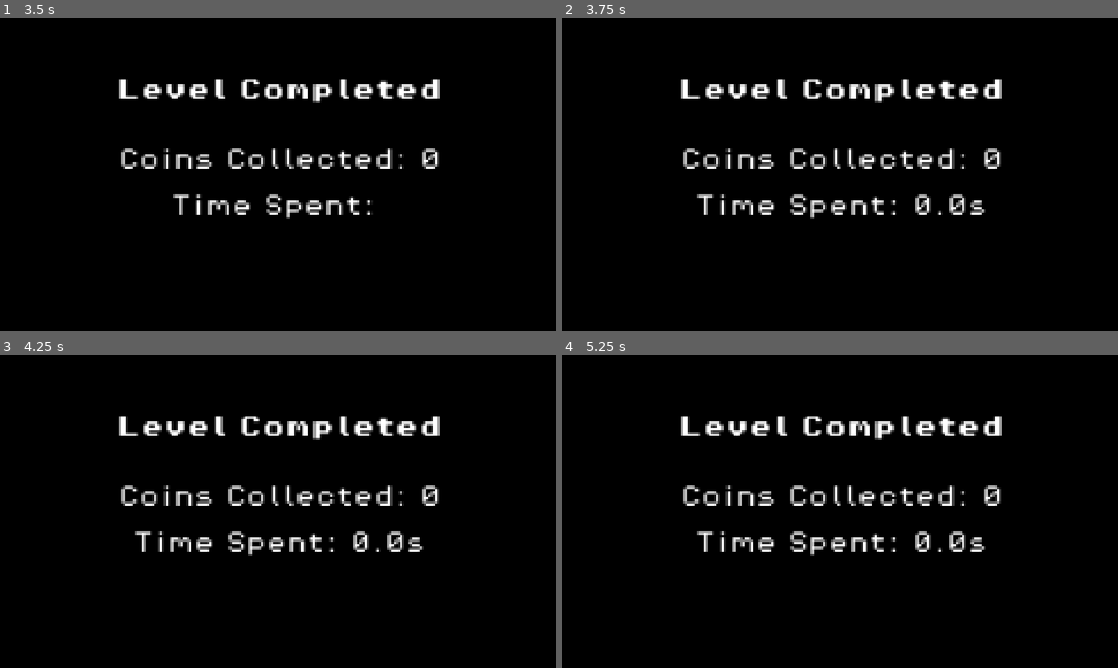
Above: before the commit, frames 1-4 (two rows, left to right).
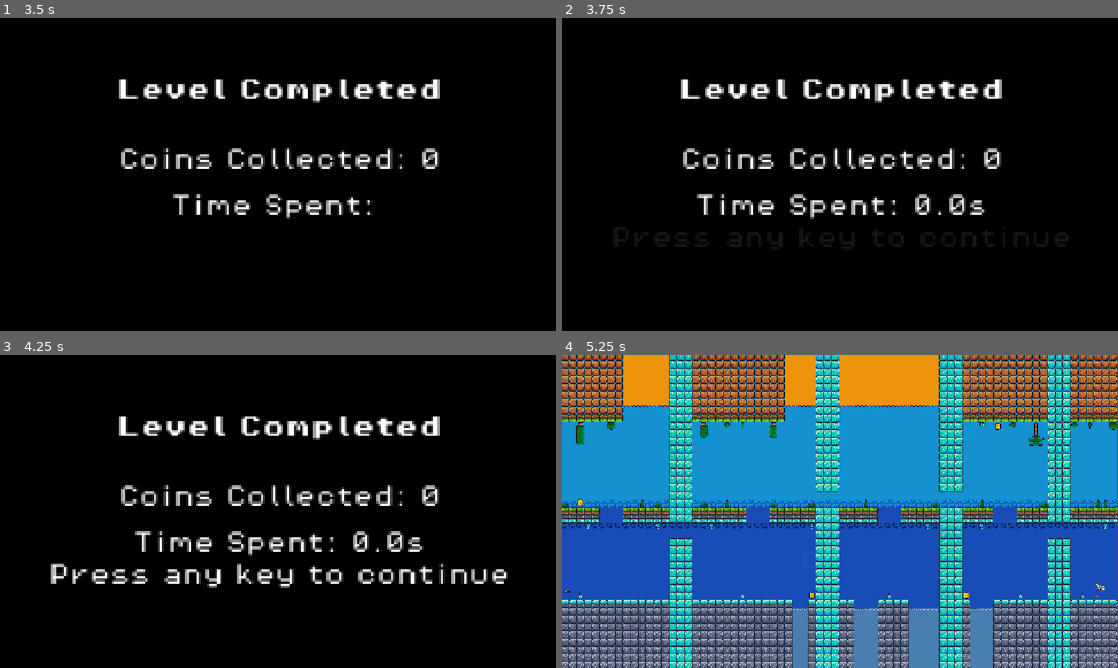
Above: after the commit, the same moments.

Repository: mubixd69-ux/Twister
Game: Godot game, scene res://scenes/control.tscn
The game is run twice, just before and just after one commit, with the same random seed, the same clock (stepped at 60 frames per second) and the same inputs. This scene is started directly instead of the project's main scene.
Inputs (mouse positions are in pixels of both pictures, inside the frame that each line leads up to):
- Up to frame 1 (3.5 s): tap Enter at 0.5 s; move the mouse to (400, 158) at 0.52 s; hold D (right) 0.53-2.03 s; click (400, 158) at 0.6 s; tap Space (jump) at 0.77, 1.52, 3.02 s; move the mouse to (166, 190) at 1.27 s; tap Alt at 1.35 s; move the mouse to (333, 105) at 2.02 s; hold A (left) 2.03-2.78 s; tap Shift at 2.1 s; move the mouse to (250, 237) at 2.77 s; hold D (right) from 2.78 s (still down); click (250, 237) at 2.85 s
- Up to frame 2 (3.75 s): keep holding D (right); move the mouse to (1006, 221) at 3.52 s; tap Alt at 3.6 s
- Up to frame 3 (4.25 s): keep holding D (right); tap Space (jump) at 3.77 s
- Up to frame 4 (5.25 s): tap Enter at 4.25 s; move the mouse to (673, 464) at 4.27 s; release D (right) at 4.28 s; hold A (left) 4.28-5.03 s; tap Shift at 4.35 s; tap Space (jump) at 4.52 s; move the mouse to (867, 511) at 5.02 s; hold D (right) from 5.03 s (still down); click (867, 511) at 5.1 s

Frame 1 is identical in both runs. In frame 2, 0.4% of the frame differs, in the area x 9-91%, y 67-74%; in frame 3, 2.1%; in frame 4, 100%, in the area x 0-100%, y 0-100%.

Commit message:
Add stats screen for the final level
stats display with press any key prompt final level shows congratulations and returns to the main menu.

Diff:
--- a/scenes/control.tscn
+++ b/scenes/control.tscn
@@ -12,6 +12,8 @@
 grow_horizontal = 2
 grow_vertical = 2
 script = ExtResource("1_5p55f")
+next_level_scene = "uid://b3lexub28wncn"
+main_menu_scene = "uid://dgcqmetjh1ead"
 
 [node name="Camera2D" type="Camera2D" parent="." unique_id=1011685305]
 position = Vector2(434, 234)
@@ -35,5 +37,19 @@
 theme_override_fonts/normal_font = ExtResource("2_r67kn")
 theme_override_fonts/bold_font = ExtResource("3_brbbq")
 theme_override_font_sizes/normal_font_size = 16
+bbcode_enabled = true
 text = "wadawdasdawda"
 horizontal_alignment = 1
+
+[node name="PromtLabel" type="RichTextLabel" parent="." unique_id=2065410965]
+layout_mode = 0
+offset_left = 215.0
+offset_top = 270.0
+offset_right = 656.0
+offset_bottom = 491.0
+theme_override_fonts/normal_font = ExtResource("2_r67kn")
+theme_override_fonts/bold_font = ExtResource("3_brbbq")
+theme_override_font_sizes/normal_font_size = 16
+bbcode_enabled = true
+text = "wadawdasdawda"
+horizontal_alignment = 1
--- a/scenes/level_2.tscn
+++ b/scenes/level_2.tscn
@@ -238,6 +238,7 @@
 [node name="end" parent="." unique_id=1167529760 instance=ExtResource("2_ne2mo")]
 z_index = 1
 position = Vector2(1114, 482)
+next_scene = "uid://slwfpadrrff1"
 
 [node name="Camera2D" type="Camera2D" parent="." unique_id=1596567552]
 position = Vector2(576, 325)
--- /dev/null
+++ b/scenes/stats_screen_final.tscn
@@ -0,0 +1,55 @@
+[gd_scene format=3 uid="uid://slwfpadrrff1"]
+
+[ext_resource type="Script" uid="uid://cyf1vf5ftrom2" path="res://scripts/control.gd" id="1_dsovq"]
+[ext_resource type="FontFile" uid="uid://do7oh0lgdajub" path="res://Assets/fonts/PixelOperator8.ttf" id="2_3eec0"]
+[ext_resource type="FontFile" uid="uid://ccnu52aw6ea6l" path="res://Assets/fonts/PixelOperator8-Bold.ttf" id="3_6bk6f"]
+
+[node name="StatsScreen" type="Control" unique_id=743379303]
+layout_mode = 3
+anchors_preset = 15
+anchor_right = 1.0
+anchor_bottom = 1.0
+grow_horizontal = 2
+grow_vertical = 2
+script = ExtResource("1_dsovq")
+is_final_level = true
+main_menu_scene = "uid://dgcqmetjh1ead"
+
+[node name="Camera2D" type="Camera2D" parent="." unique_id=1011685305]
+position = Vector2(434, 234)
+zoom = Vector2(3, 3)
+
+[node name="ColorRect" type="ColorRect" parent="." unique_id=1864188138]
+layout_mode = 1
+anchors_preset = 15
+anchor_right = 1.0
+anchor_bottom = 1.0
+grow_horizontal = 2
+grow_vertical = 2
+color = Color(0, 0, 0, 1)
+
+[node name="StatsLabel" type="RichTextLabel" parent="." unique_id=242371793]
+layout_mode = 0
+offset_left = 215.0
+offset_top = 168.0
+offset_right = 656.0
+offset_bottom = 389.0
+theme_override_fonts/normal_font = ExtResource("2_3eec0")
+theme_override_fonts/bold_font = ExtResource("3_6bk6f")
+theme_override_font_sizes/normal_font_size = 16
+bbcode_enabled = true
+text = "wadawdasdawda"
+horizontal_alignment = 1
+
+[node name="PromtLabel" type="RichTextLabel" parent="." unique_id=2065410965]
+layout_mode = 0
+offset_left = 215.0
+offset_top = 270.0
+offset_right = 656.0
+offset_bottom = 491.0
+theme_override_fonts/normal_font = ExtResource("2_3eec0")
+theme_override_fonts/bold_font = ExtResource("3_6bk6f")
+theme_override_font_sizes/normal_font_size = 16
+bbcode_enabled = true
+text = "wadawdas"
+horizontal_alignment = 1
--- a/scripts/control.gd
+++ b/scripts/control.gd
@@ -1,24 +1,51 @@
 extends Control
 
 @onready var stats_label: RichTextLabel = $StatsLabel
+@onready var prompt_label: RichTextLabel = $PromtLabel
 
+@export var is_final_level = false
 @export_file("*.tscn") var next_level_scene: String
+@export_file("*.tscn") var main_menu_scene: String
+
+
+var can_continue := false
+
 
 func _ready() -> void:
 	var coins = GameManager.coins_collected
 	var formatted_time = snappedf(GameManager.level_time, 0.1)
 
+	var title := "Level Completed"
+	var footer := ""
+	var prompt := "Press any key to continue"
+
+	if is_final_level:
+		title = "Congratulations!\nYou completed the game!"
+		footer = "\n\n\nThanks for playing!"
+		prompt = "Press any key to return to the main menu"
+
 	stats_label.bbcode_enabled = true
+	stats_label.text = (
+		"[center][b]%s[/b]\n\n\nCoins Collected: %d\n\nTime Spent: %.1fs%s[/center]" % [title, coins, formatted_time, footer]
+	)
 
-	stats_label.text = "[b]Level Completed[/b]\n\n\nCoins Collected: %d\n\nTime Spent: %.1fs" % [coins, formatted_time]
+	prompt_label.text = prompt
+	prompt_label.modulate.a = 0.0
 
 	stats_label.visible_characters = 0
-
-	var total_characters = stats_label.text.length()
+	var total_characters = stats_label.get_parsed_text().length()
 	var duration = total_characters * 0.05
 
 	var tween = create_tween()
+	tween.tween_interval(1.0)
+	tween.tween_property(stats_label, "visible_characters", total_characters, duration)
+	tween.tween_property(prompt_label, "modulate:a", 1.0, 0.5)
+	tween.tween_callback(func(): can_continue = true)
 
-	tween.tween_interval(1.0)
-
-	tween.tween_property(stats_label, "visible_characters", total_characters, duration)
+func _unhandled_input(event: InputEvent) -> void:
+	if not can_continue:
+		return
+	if event.is_pressed() and not event.is_echo():
+		var target := main_menu_scene if is_final_level else next_level_scene
+		if target != "":
+			get_tree().change_scene_to_file(target)
--- a/scripts/end.gd
+++ b/scripts/end.gd
@@ -16,7 +16,6 @@
 		level_ended = true
 
 		GameManager.timer_active = false
-		GameManager.coins_collected += 1
 
 		$AnimatedSprite2D.play("win")
 		$AudioStreamPlayer2D.play()
